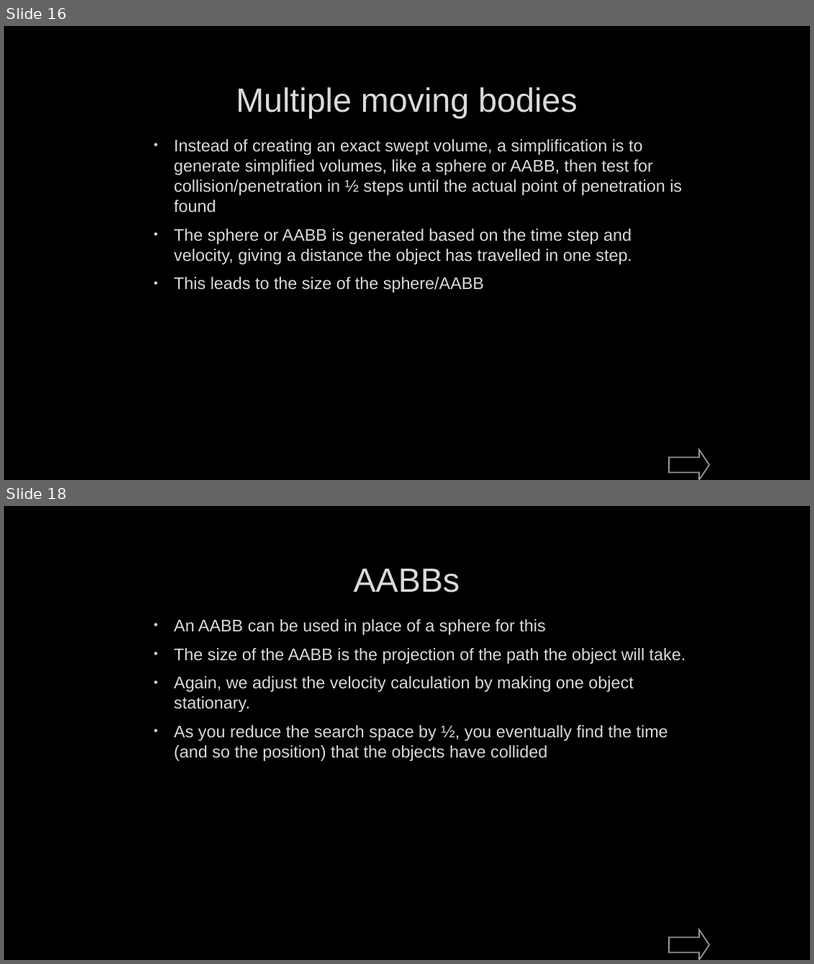
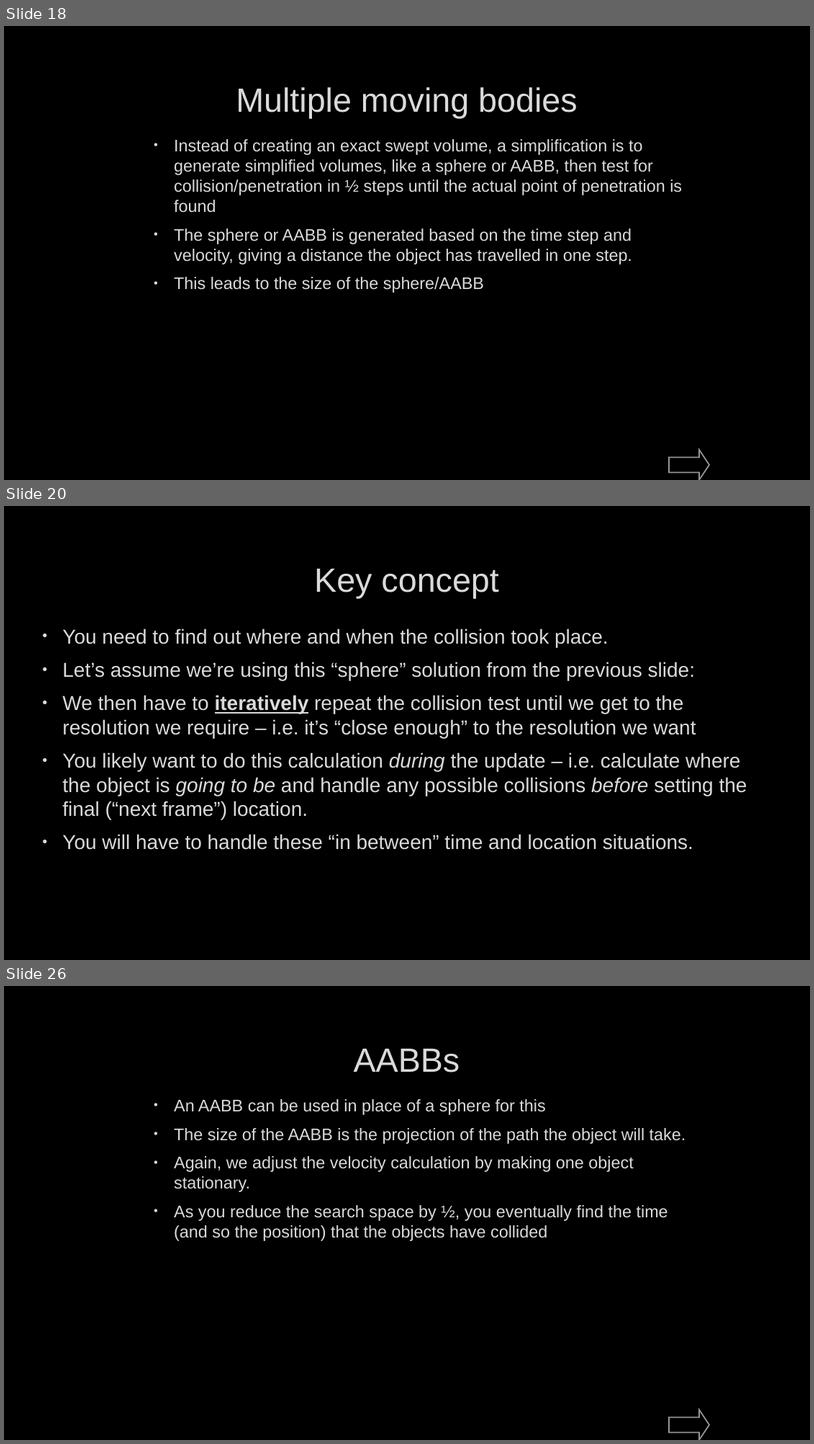
Before and after one commit to FeeneyCodes/GDP202425, a slide deck: 6022_Phys_2_(2025)/Day2Day/W01/6022_W25_W01D01_Course_Intro_Dynamic_Intersections.pptx.pptx. Shown one above the other, each under a label of ours: slides 16 and 18 before the commit, slides 18, 20 and 26 after it; the slides between them are not shown. The pictures are 814x964 and 814x1444 pixels, drawn with LibreOffice and Linux fonts; fonts in the diff are those of the drawing; background and template pictures are left out. Boxes give left, top, right and bottom in pixels: in the first picture for what was removed or moved away, otherwise in the second. Text is boxed around its words. In the diff, an @@ line names an element or a change of style, - is before the commit and + after.

```diff
--- a/6022_Phys_2_(2025)/Day2Day/W01/6022_W25_W01D01_Course_Intro_Dynamic_Intersections.pptx.pptx
+++ b/6022_Phys_2_(2025)/Day2Day/W01/6022_W25_W01D01_Course_Intro_Dynamic_Intersections.pptx.pptx
@@ slide 20 added at (4, 506, 810, 960), background picture (left out) @@
@@ title added at (314, 569, 499, 598), 40 pt, text #DADADA @@
+Key concept
@@ text added at (62, 628, 748, 849), 24 pt, text #DADADA @@
+• You need to find out where and when the collision took place.
+• Let’s assume we’re using this “sphere” solution from the previous slide:
+• We then have to iteratively repeat the collision test until we get to the resolution we require – i.e. it’s “close enough” to the resolution we want
+• You likely want to do this calculation during the update – i.e. calculate where the object is going to be and handle any possible collisions before setting the final (“next frame”) location.
+• You will have to handle these “in between” time and location situations.
@@ what was slide 16 is now slide 18 @@
@@ what was slide 18 is now slide 26 @@
```
Also in this commit, not shown: 2 slides changed, 7 other slides added, 28 other files.
